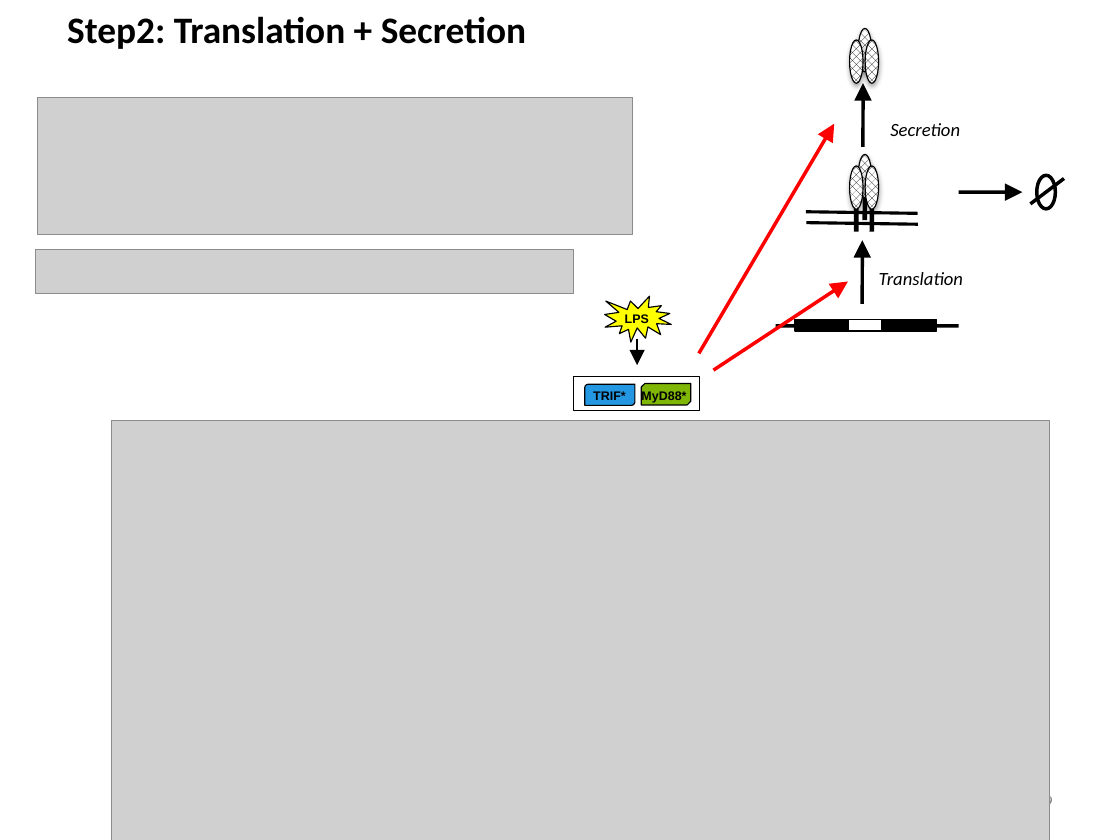
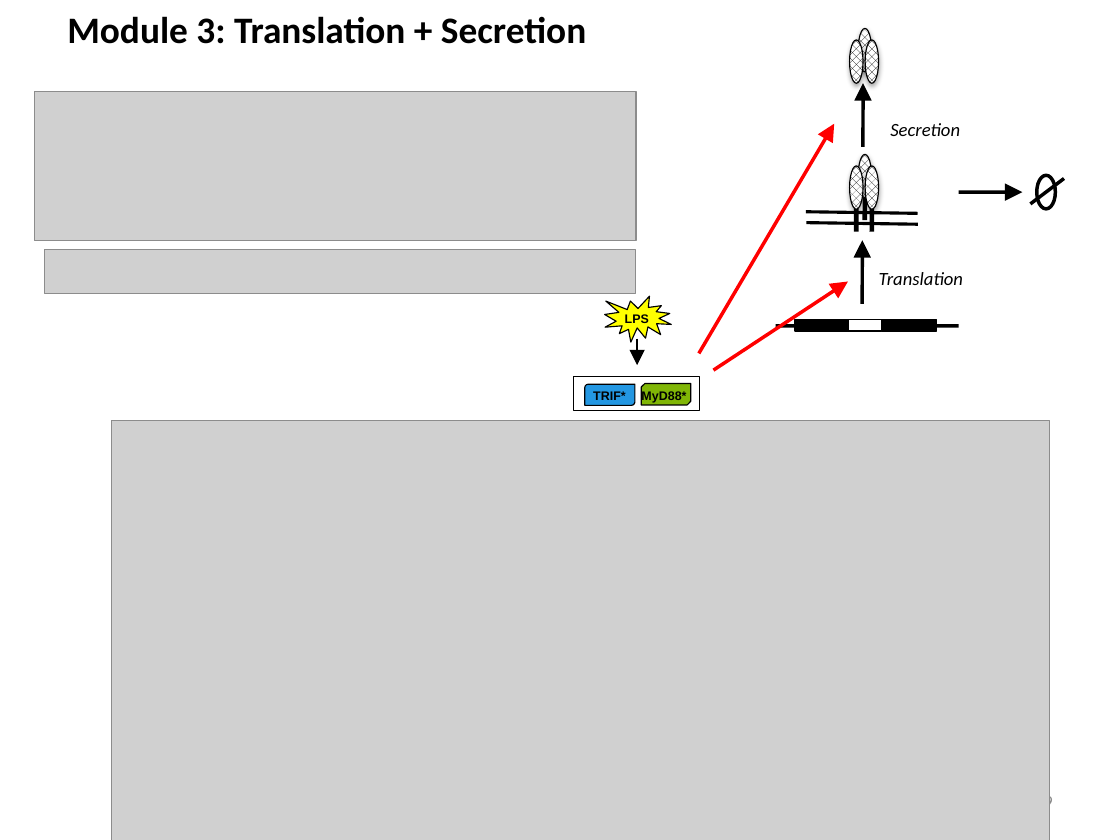
Before and after one commit to biomystery/TNF_regulation, a slide deck: slide 9 of TNF_Slides.pptx. Drawn at 1120x840 pixels with LibreOffice and Linux fonts; fonts in the diff are those of the drawing; grey boxes stand for pictures. Boxes give left, top, right and bottom in pixels: in the first picture for what was removed or moved away, otherwise in the second. Text is boxed around its words. In the diff, an @@ line names an element or a change of style, - is before the commit and + after.

```diff
--- a/TNF_Slides.pptx
+++ b/TNF_Slides.pptx
@@ text at <box>67,16,586,44</box>: text changed @@
-Step2: Translation + Secretion
+Module 3: Translation + Secretion
@@ picture: place and size @@
-picture at <box>38,97,633,234</box>
+picture at <box>35,91,636,241</box>
@@ picture: place and size @@
-picture at <box>36,250,573,293</box>
+picture at <box>45,250,636,293</box>
```
Also in this commit, not shown: 36 other files.
